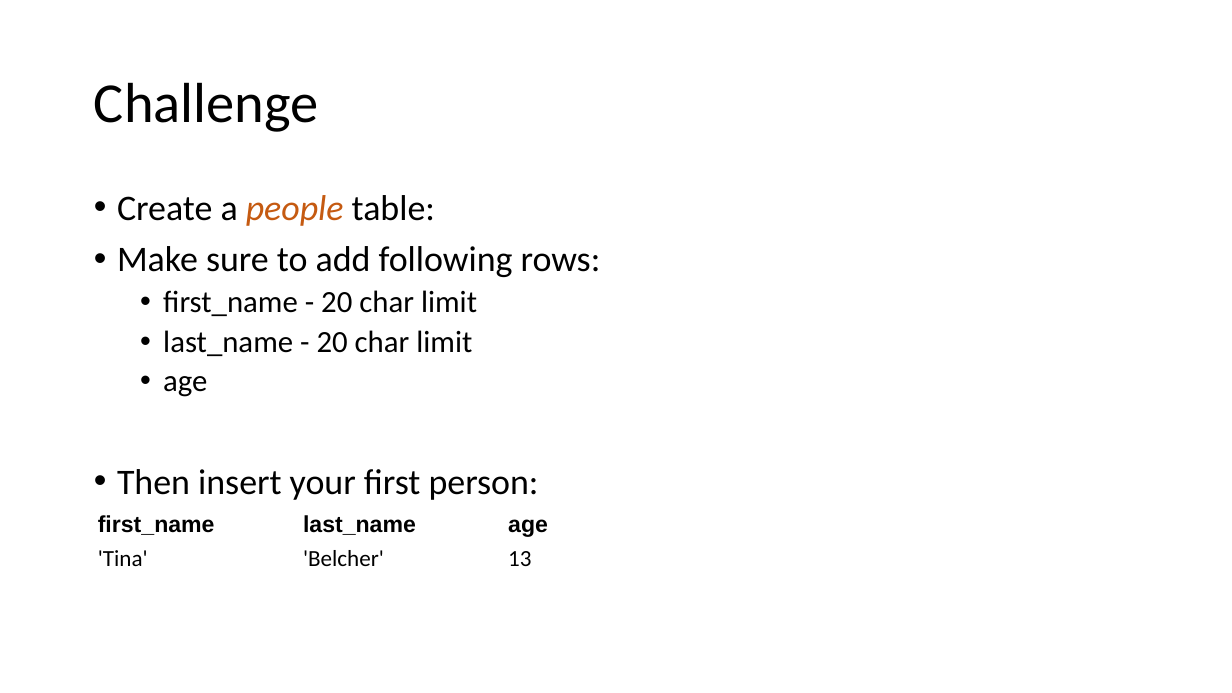
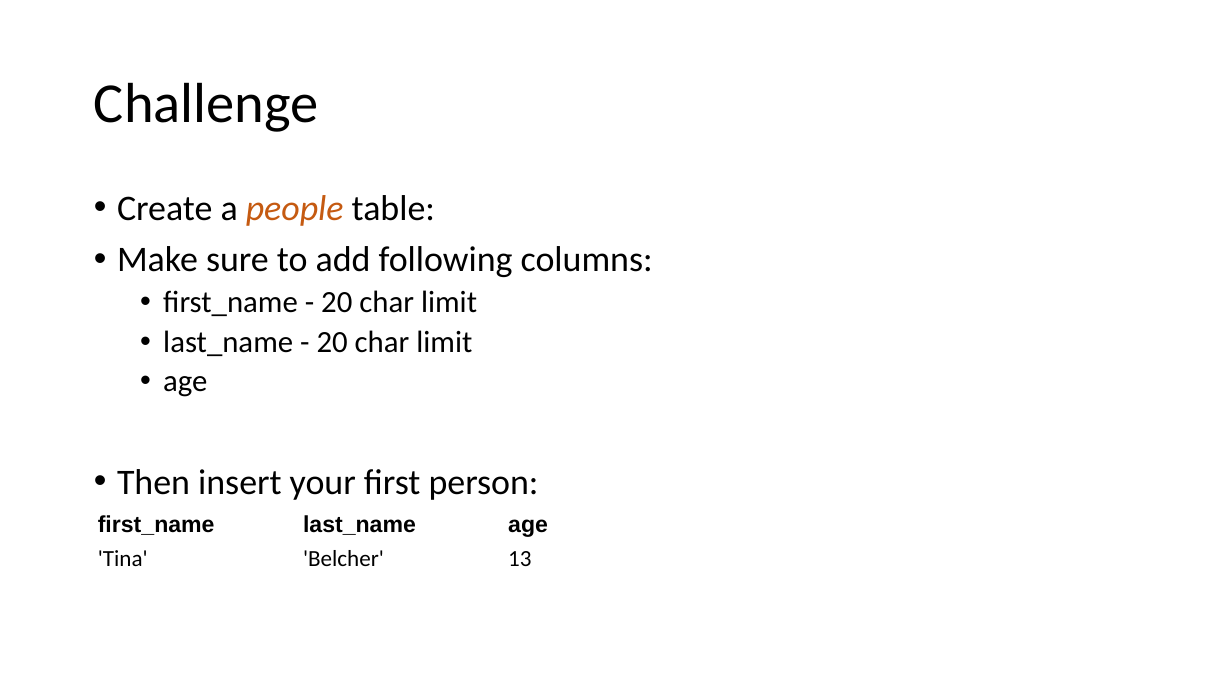
Before and after one commit to 2021CourseParker/TeachingByWeek, a slide deck: slide 18 of Week5/Week5.pptx. Drawn at 1232x693 pixels with LibreOffice and Linux fonts; fonts in the diff are those of the drawing. Boxes give left, top, right and bottom in pixels: in the first picture for what was removed or moved away, otherwise in the second. Text is boxed around its words. In the diff, an @@ line names an element or a change of style, - is before the commit and + after.

Commit message:
Fixed wrong info in slides

```diff
--- a/Week5/Week5.pptx
+++ b/Week5/Week5.pptx
@@ text at (117,246,653,277): text changed @@
-• Make sure to add following rows:
+• Make sure to add following columns:
```
